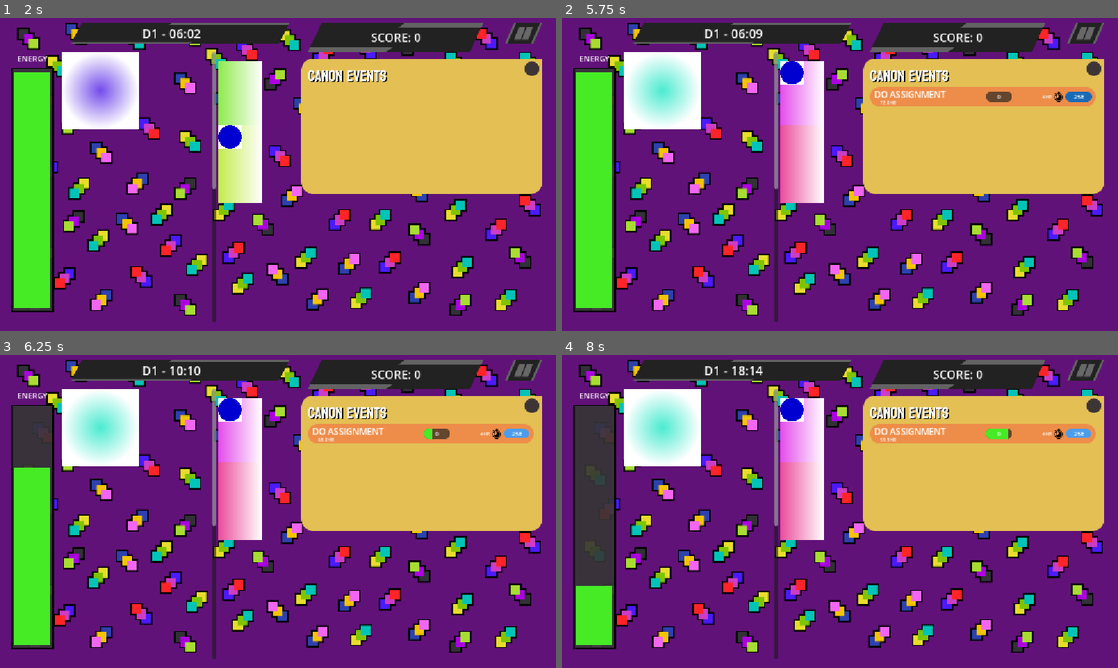
Above: before the commit, frames 1-4 (two rows, left to right).
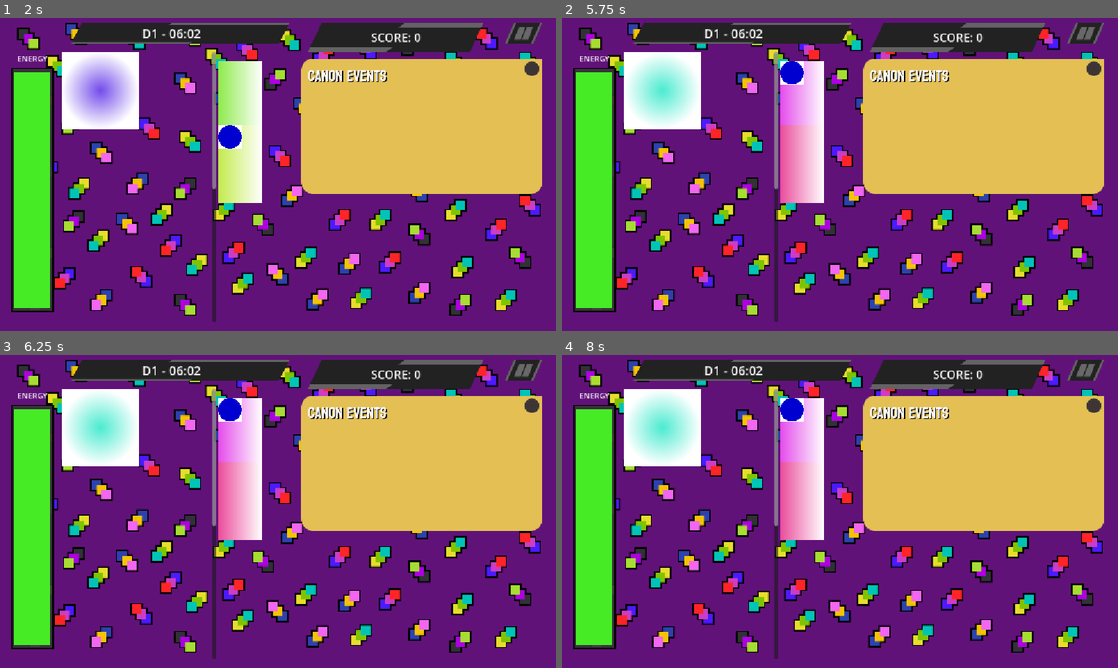
Above: after the commit, the same moments.

Repository: shi-reker/ScrollMaxxer
Game: Godot game, scene res://Scenes/main_menu.tscn
The game is run twice, just before and just after one commit, with the same random seed, the same clock (stepped at 60 frames per second) and the same inputs. The engine's default icon, where the game draws it, is replaced by a stand-in: a white triangle on a blue panel in a dark square.
Inputs (mouse positions are in pixels of both pictures, inside the frame that each line leads up to):
- Up to frame 1 (2 s): click (278, 187) at 0.5 s; click (227, 61) at 1.25 s
- Up to frame 2 (5.75 s): click (789, 124) at 2 s; click (789, 61) at 2.75 s; click (789, 124) at 3.5 s; click (789, 61) at 4.25 s; click (789, 124) at 5 s
- Up to frame 3 (6.25 s): click (517, 433) at 5.75 s, where only the run before the commit has a clickable "25e"
- Up to frame 4 (8 s): click (1079, 433) at 6.5 s, where only the run before the commit has a clickable "25e"; click (1079, 433) at 7.25 s, where only the run before the commit has a clickable "25e"

Frame 1 is identical in both runs. In frame 2, 2.5% of the frame differs, in the area x 34-96%, y 3-29%; in frame 3, 3.8%; in frame 4, 6.3%, in the area x 2-96%, y 3-74%.

Commit message:
time stop effect

Diff:
--- a/scripts/effect_manager.gd
+++ b/scripts/effect_manager.gd
@@ -14,7 +14,10 @@
 			to_do_list.detected_task_completed.connect(func(): _on_zero_energy_task_pressed(world, to_do_list))
 
 		Enums.Effect.TIME_STOP:
-			pass
+			world.isTimeStopped = true
+			world.to_do_list.enableGeneration = false
+			world.to_do_list.toggle_progress.emit(false)
+			world.clockCounter = 0
 		Enums.Effect.FINNISH_TASK:
 			pass
 
--- a/scripts/main/main.gd
+++ b/scripts/main/main.gd
@@ -17,6 +17,7 @@
 
 signal hourhand(t:int)
 var combo: int = 0
+var isTimeStopped:bool = false
 
 @export var cur_content: Content
 @export var content_manager: ContentManager
@@ -34,11 +35,19 @@
 	scoreBoard.text = "score: "+str(score)
 
 func _process(delta: float) -> void:
-	if clockCounter >= 0.5:
-		min+=1
-		update_clock_and_energy()
-		clockCounter = 0
-	clockCounter += delta
+	if !isTimeStopped:
+		if clockCounter >= 0.5:
+			min+=1
+			update_clock_and_energy()
+			clockCounter = 0
+		clockCounter += delta
+	else:
+		if clockCounter >= 20:
+			isTimeStopped = false
+			clockCounter = 0
+			to_do_list.enableGeneration = true
+			to_do_list.toggle_progress.emit(true)
+		clockCounter += delta
 
 func _on_meme_manager_meme_selected(meme: Meme) -> void:
 	if meme.meme_stats.emo == emotion and meme.meme_stats.genre == cur_content.content_stats.genre:
--- a/scripts/memes/meme_manager.gd
+++ b/scripts/memes/meme_manager.gd
@@ -62,7 +62,7 @@
 		return
 	is_effect_exist = true
 	existing_effect = Enums.Effect.values().pick_random()
-	existing_effect = Enums.Effect.ZERO_ENERGY
+	existing_effect = Enums.Effect.TIME_STOP
 	effected_meme = meme_nodes.pick_random()
 	effected_meme.prepaire_effect(texture_of_effect[existing_effect])
 
--- a/scripts/tasks/task_spawner.gd
+++ b/scripts/tasks/task_spawner.gd
@@ -9,10 +9,12 @@
 
 var task = preload("res://Scenes/tasks.tscn")
 var count:float = 0
+var enableGeneration:bool = true
 
 signal give_resources(t:int, e:int)
 signal tickdown_hr(h:int)
 signal detected_task_completed(task: Task)
+signal toggle_progress(state:bool)
 
 var tasksByTags:Dictionary[Task_base.Tags, Array] = {
 	Task_base.Tags.CHORE: [
@@ -70,10 +72,11 @@
 	game.hourhand.connect(HourTick)
 
 func _process(delta: float) -> void:
-	count +=delta
-	if count >= 5:
-		GenerateTask()
-		count = 0
+	if enableGeneration:
+		count +=delta
+		if count >= 5:
+			GenerateTask()
+			count = 0
 
 func FillRequest():
 	give_resources.emit((game.hr*60)+game.min, game.energy, game.day)
@@ -112,6 +115,7 @@
 	newTask.task_completed.connect(_on_task_completed)
 	give_resources.connect(newTask.GetResources)
 	tickdown_hr.connect(newTask.DueTimerTick)
+	toggle_progress.connect(newTask.toggle_progressabilty)
 	newTask.Setup(taskType)
 	container.add_child(newTask)
 	tasks.append(newTask)
--- a/scripts/tasks/tasks.gd
+++ b/scripts/tasks/tasks.gd
@@ -17,6 +17,7 @@
 var startTime:int
 var currDay:int
 var startDay:int
+var enableProgress:bool = true
 
 @onready var is_zero_energy: bool = false:
 	set(value):
@@ -104,9 +105,16 @@
 
 	return [25, tc]
 
+func toggle_progressabilty(state:bool):
+	enableProgress = state
+
 func _on_progres_pressed() -> void:
+	if enableProgress == false:
+		return
+
 	if is_zero_energy:
 		complete_task()
+		return
 
 	req_resources.emit()
 
